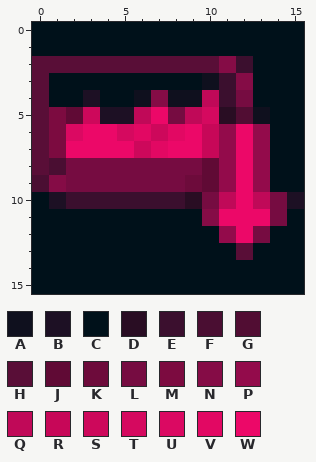
Pixel-art sprite: images/icons/16.png. That is the earlier state.
The file is 16x16 pixels. Colours within 5 levels of each other are drawn and written as one.
Palette (. is transparent): A #0f101e  B #1d1024  C #00111a  D #290d23  E #3b0f2e  F #4a0e32  G #510d33  H #590e37  J #600a35  K #6d0b3b  L #760c41  M #7c0b40  N #850c46  P #930b4b  Q #c00958  R #c70758  S #cd085b  T #d5095f  U #db0962  V #e20863  W #ec0868
Pixels before, first column x 0:
 0 CCCCCCCCCCCCCCCC
 1 CCCCCCCCCCCCCCCC
 2 HHHHHHHHHHHNECCC
 3 HCCCCCCCCCAENCCC
 4 HCCBCCANAAQELCCC
 5 HMJSBBQWLQTDGACC
 6 HMUWWTVSVWRPWPCC
 7 HMWWWWSVWWRPWPCC
 8 HFLLLLLLLLJPWPCC
 9 FNLLLLLLLKJPWPCC
10 CBEEEEEEEDLQWQLB
11 CCCCCCCCCCNWWWLC
12 CCCCCCCCCCCPWLCC
13 CCCCCCCCCCCCHCCC
14 CCCCCCCCCCCCCCCC
15 CCCCCCCCCCCCCCCC
The result:
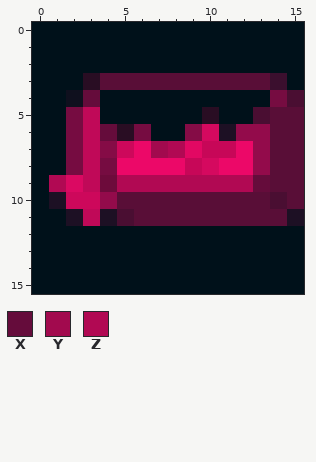
Colours new in this view: X #650c3b  Y #a20a4e  Z #b10953
From old to new:
Changed rows in their new state; - is an unchanged pixel.
first column x 0:
 2 CCCCCCCCCCCCC---
 3 C--DHHHHHHHHHHE-
 4 C-AX--CCCCCCC-LF
 5 CCLQCCCCCCDCCFHH
 6 CCLQXDLCCNTBP-HH
 7 CCLQNSWYZV-R--HH
 8 CC-Q-WWWWRTW--HH
 9 CZUQKZZZZZZZZXHH
10 --SSPHHHHHHHHHFH
11 --BQBFHHHHHHHHHB
12 -----------CCC--
13 ------------C---
Where, in picture pixels (left, top, right, bottom), the same in both pictures:
changed: (32, 56, 304, 260)
